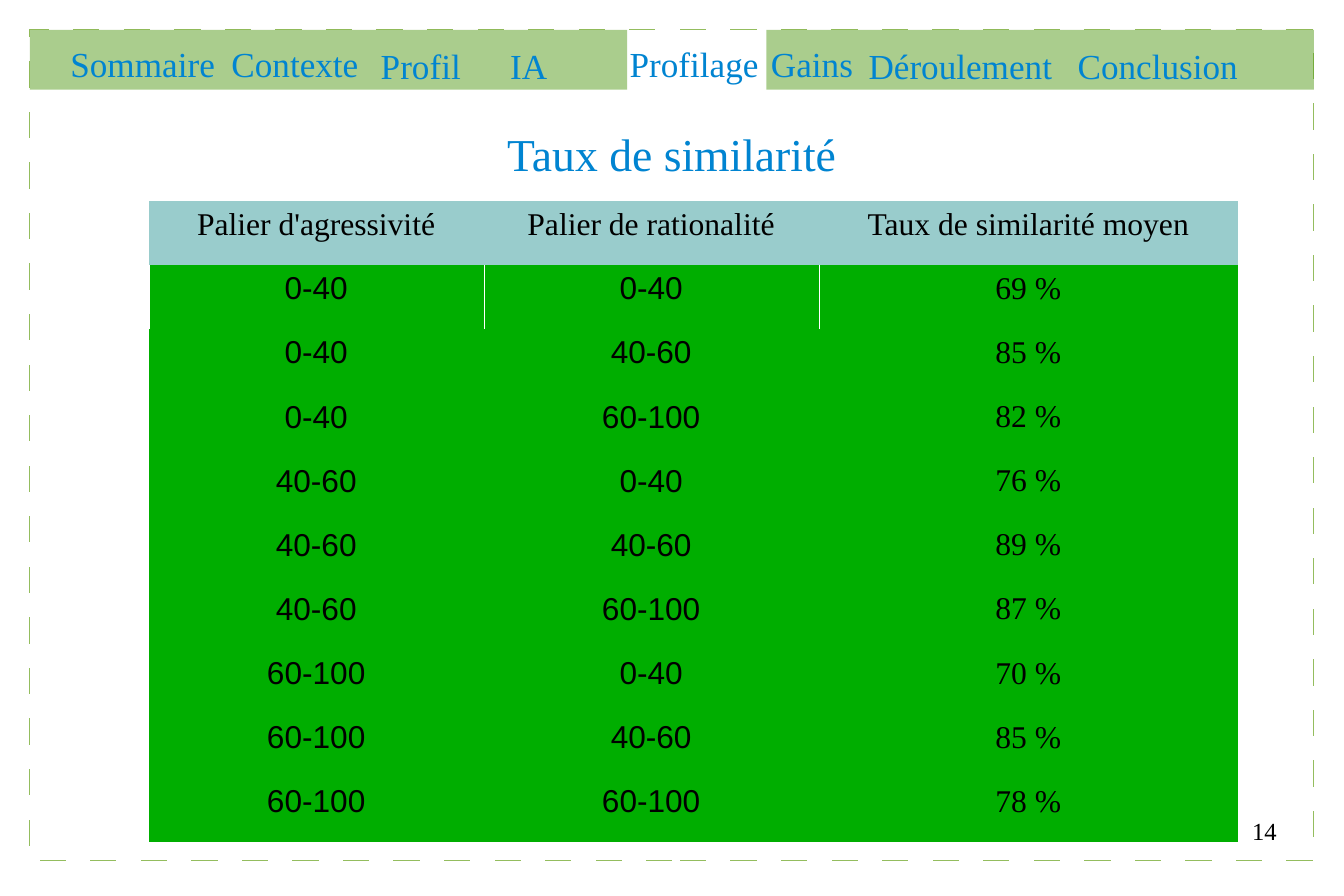
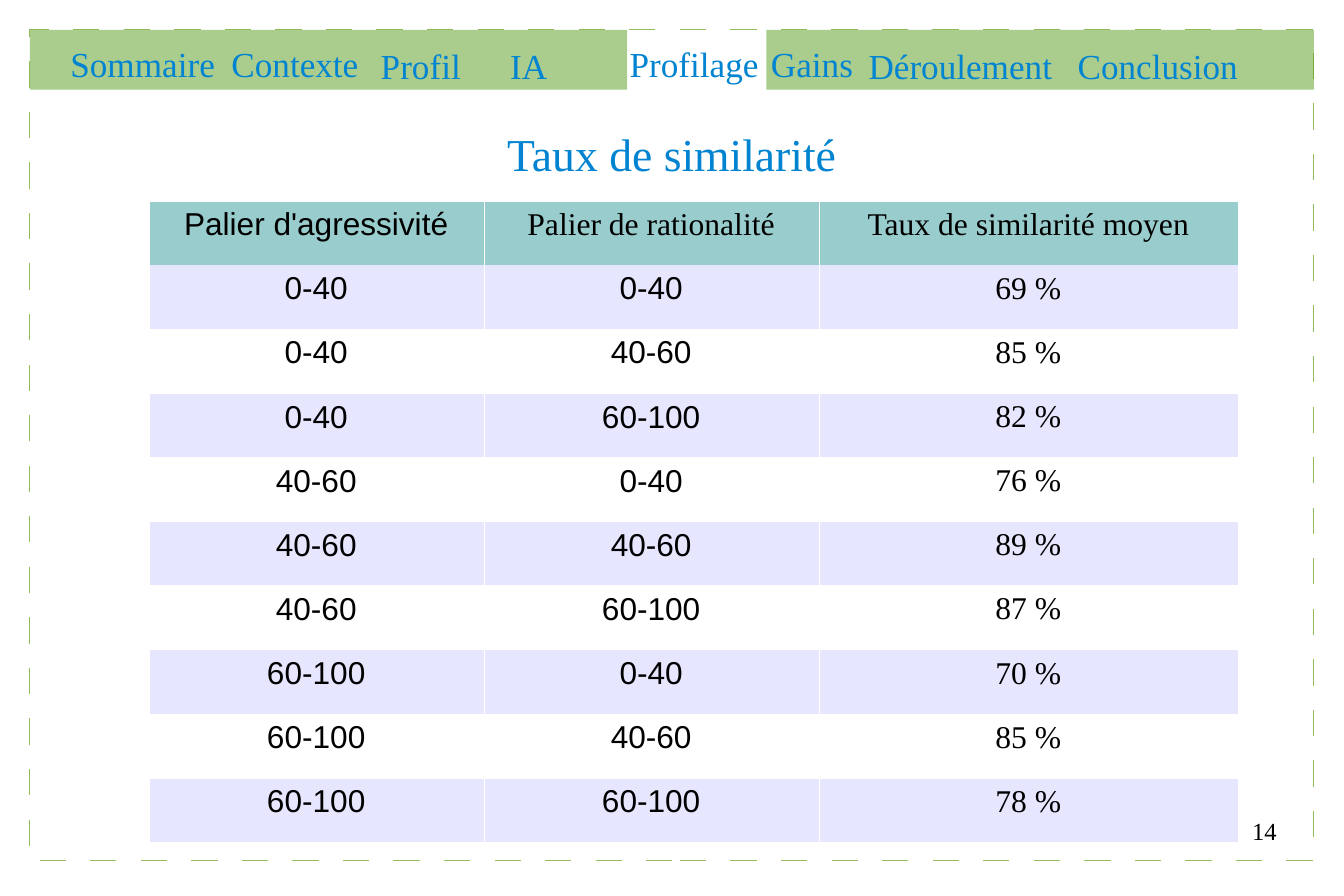
Before and after one commit to Gouga34/TERM1_Poker, a slide deck: slide 14 of Soutenance/presentation.odp. Drawn at 1344x896 pixels with LibreOffice and Linux fonts; fonts in the diff are those of the drawing. Boxes give left, top, right and bottom in pixels: in the first picture for what was removed or moved away, otherwise in the second. Text is boxed around its words. In the diff, an @@ line names an element or a change of style, - is before the commit and + after.

```diff
--- a/Soutenance/presentation.odp
+++ b/Soutenance/presentation.odp
@@ table at (149, 201, 1239, 842) @@
@@ fill #00AE00 to #E6E6FF in 15 cells @@
@@ fill #00AE00 to #FFFFFF in 12 cells @@
@@ font Times New Roman to Arial in "Palier d'agressivité" @@
@@ borders changed @@
```
Also in this commit, not shown: 3 other slides changed.
